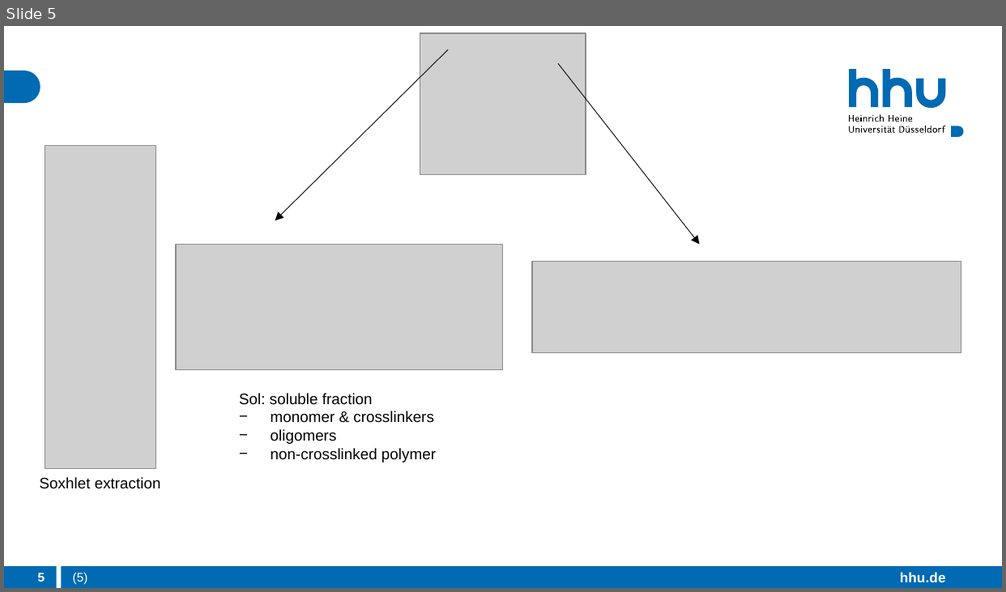
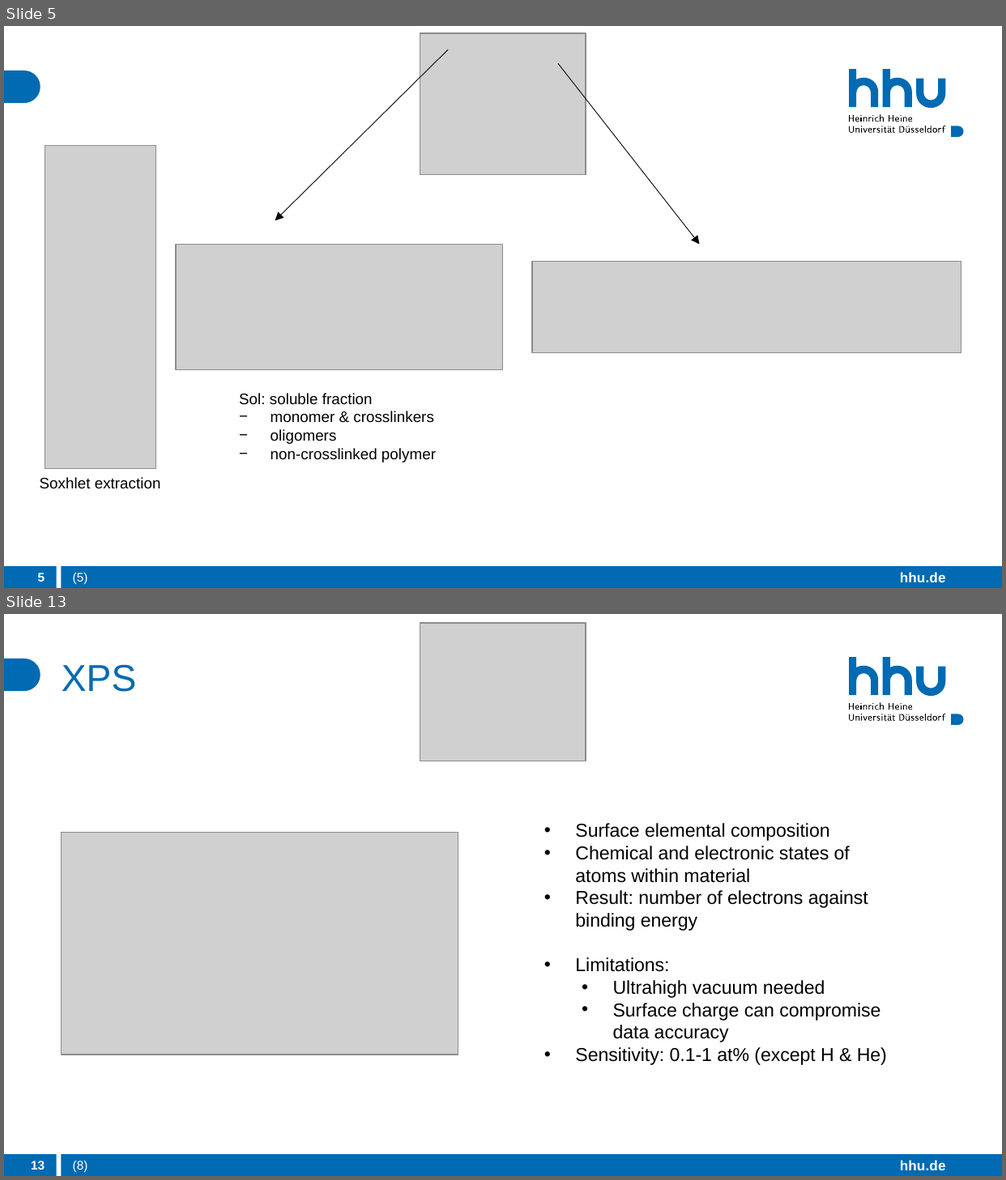
Before and after one commit to 09lena01/M.Sc., a slide deck: 2. Semester/AdMat/Soft Matter (Delaittre)/Characterizing_crosslinked_polymer_networks.pptx. Shown one above the other, each under a label of ours: slide 5 before the commit, slides 5 and 13 after it; the slides between them are not shown. The pictures are 1006x592 and 1006x1180 pixels, drawn with LibreOffice and Linux fonts; fonts in the diff are those of the drawing; grey boxes stand for pictures. Boxes give left, top, right and bottom in pixels: in the first picture for what was removed or moved away, otherwise in the second. Text is boxed around its words. In the diff, an @@ line names an element or a change of style, - is before the commit and + after.

```diff
--- a/2. Semester/AdMat/Soft Matter (Delaittre)/Characterizing_crosslinked_polymer_networks.pptx
+++ b/2. Semester/AdMat/Soft Matter (Delaittre)/Characterizing_crosslinked_polymer_networks.pptx
@@ slide 13 added at (4, 614, 1002, 1176), background #FFFFFF; not listed: 26 template elements that a slide beside it also shows @@
@@ picture added at (420, 623, 586, 761) @@
@@ title added at (62, 664, 136, 692), 27 pt, text #006AB3 @@
+XPS
@@ rectangle added at (61, 714, 675, 730), fill #FFFFFF @@
@@ text added at (575, 823, 887, 1065), 13.5 pt, text #000000 @@
+• Surface elemental composition
+• Chemical and electronic states of atoms within material
+• Result: number of electrons against binding energy
+• Limitations:
+  • Ultrahigh vacuum needed
+  • Surface charge can compromise data accuracy
+• Sensitivity: 0.1-1 at% (except H & He)
@@ picture added at (61, 833, 458, 1055) @@
@@ page number added at (31, 1161, 44, 1170), 9 pt, text #FFFFFF, bold @@
+13
@@ text added at (73, 1161, 88, 1173), 9 pt, text #FFFFFF @@
+(8)
```
Also in this commit, not shown: 3 slides changed, 7 other slides added, 3 slides removed, 1 other file.
